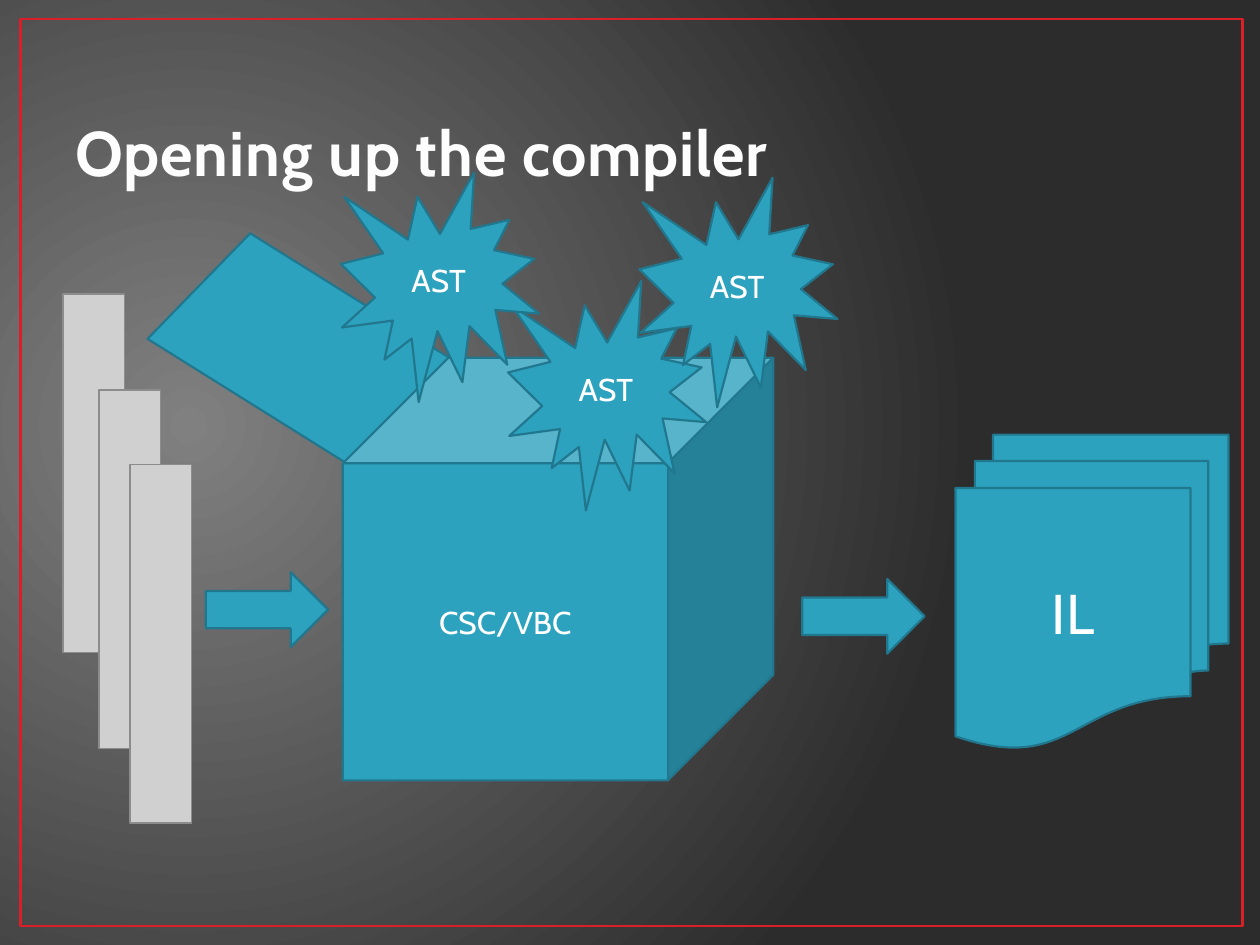
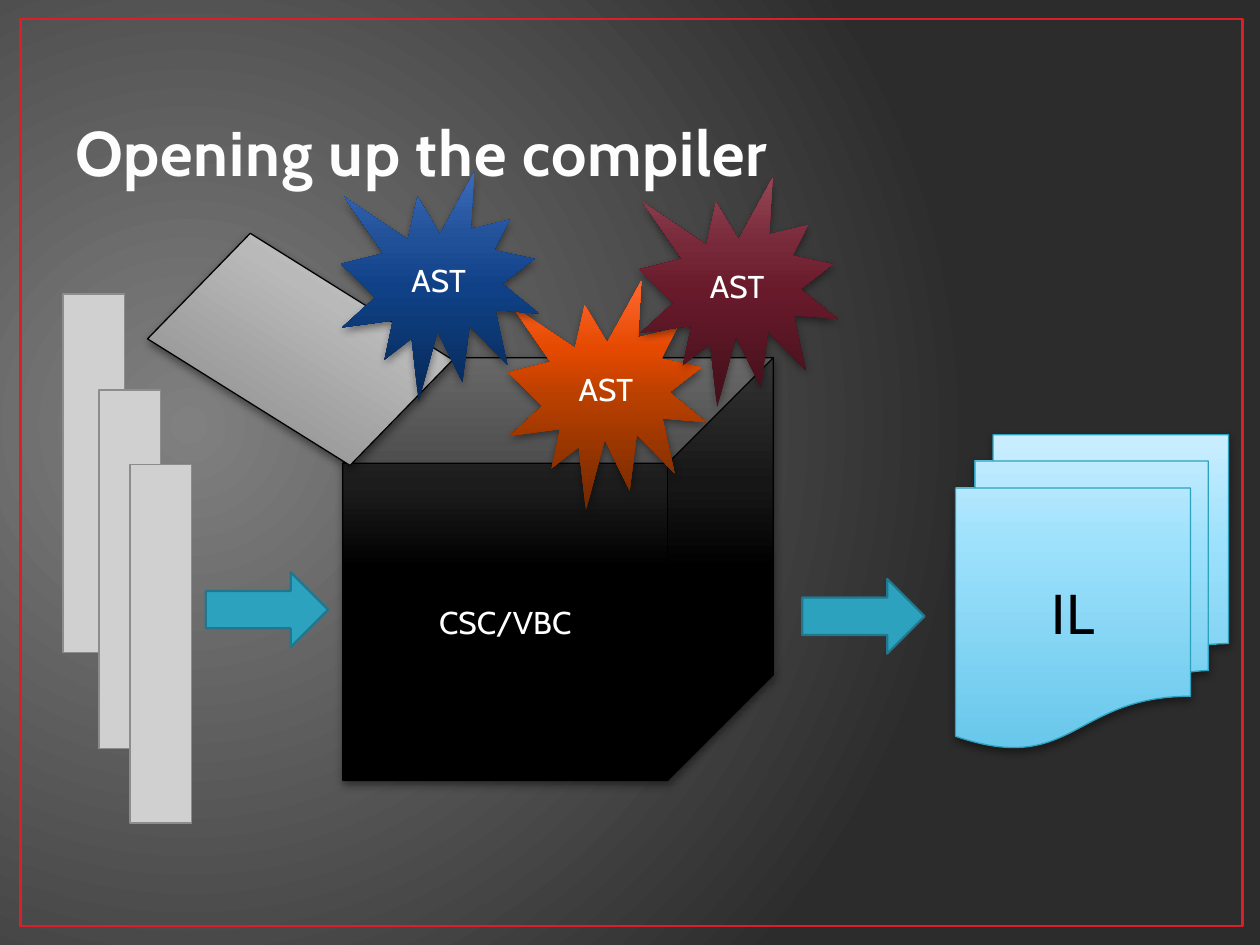
Before and after one commit to jwooley/RoslynAndYou, a slide deck: slide 6 of RoslynAndYou.pptx. Drawn at 1260x945 pixels with LibreOffice and Linux fonts; fonts in the diff are those of the drawing; grey boxes stand for pictures. Boxes give left, top, right and bottom in pixels: in the first picture for what was removed or moved away, otherwise in the second. Text is boxed around its words. In the diff, an @@ line names an element or a change of style, - is before the commit and + after.

```diff
--- a/RoslynAndYou.pptx
+++ b/RoslynAndYou.pptx
@@ irregular seal "AST" at <box>341,173,539,402</box>: fill #2DA2BF to gradient #072956 to #104288 to #205199 to #3D6BB9; outline #21788D 1.25 pt to none; shadow on @@
@@ irregular seal "AST" at <box>639,178,837,407</box>: fill #2DA2BF to gradient #420F1A to #681A2B to #772939 to #944755; outline #21788D 1.25 pt to none; shadow on @@
@@ parallelogram at <box>147,217,452,481</box>: fill #2DA2BF to gradient #818181 to #B9B9B9 to #DCDCDC; outline #21788D 1.25 pt to #000000 0.75 pt; shadow on @@
@@ irregular seal "AST" at <box>508,281,706,510</box>: fill #2DA2BF to gradient #732800 to #B94100 to #E64900 to #FF6933; outline #21788D 1.25 pt to none; shadow on @@
@@ cube "CSC/VBC" at <box>343,358,774,781</box>: fill #2DA2BF to gradient #000000 to #1D1D1D to #424242; outline #21788D 1.25 pt to #000000 0.75 pt; shadow on @@
@@ flow chart multidocument "IL" at <box>955,435,1228,748</box>: text colour #FFFFFF to #000000; fill #2DA2BF to gradient #68C8EC to #9FE1FD to #CCEFFF; outline #21788D 1.25 pt to #2DA2BF 0.75 pt; shadow on @@
@@ flow chart internal storage at <box>573,480,731,694</box>: fill #2DA2BF to gradient #68C8EC to #9FE1FD to #CCEFFF; outline #21788D 1.25 pt to #2DA2BF 0.75 pt; shadow on @@
```
Also in this commit, not shown: 5 other slides changed.
